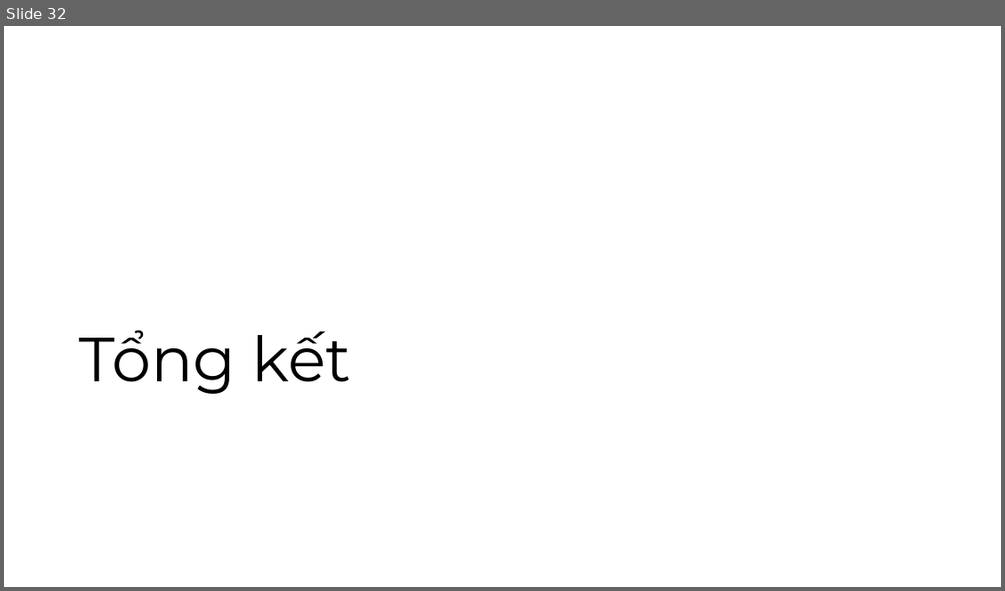
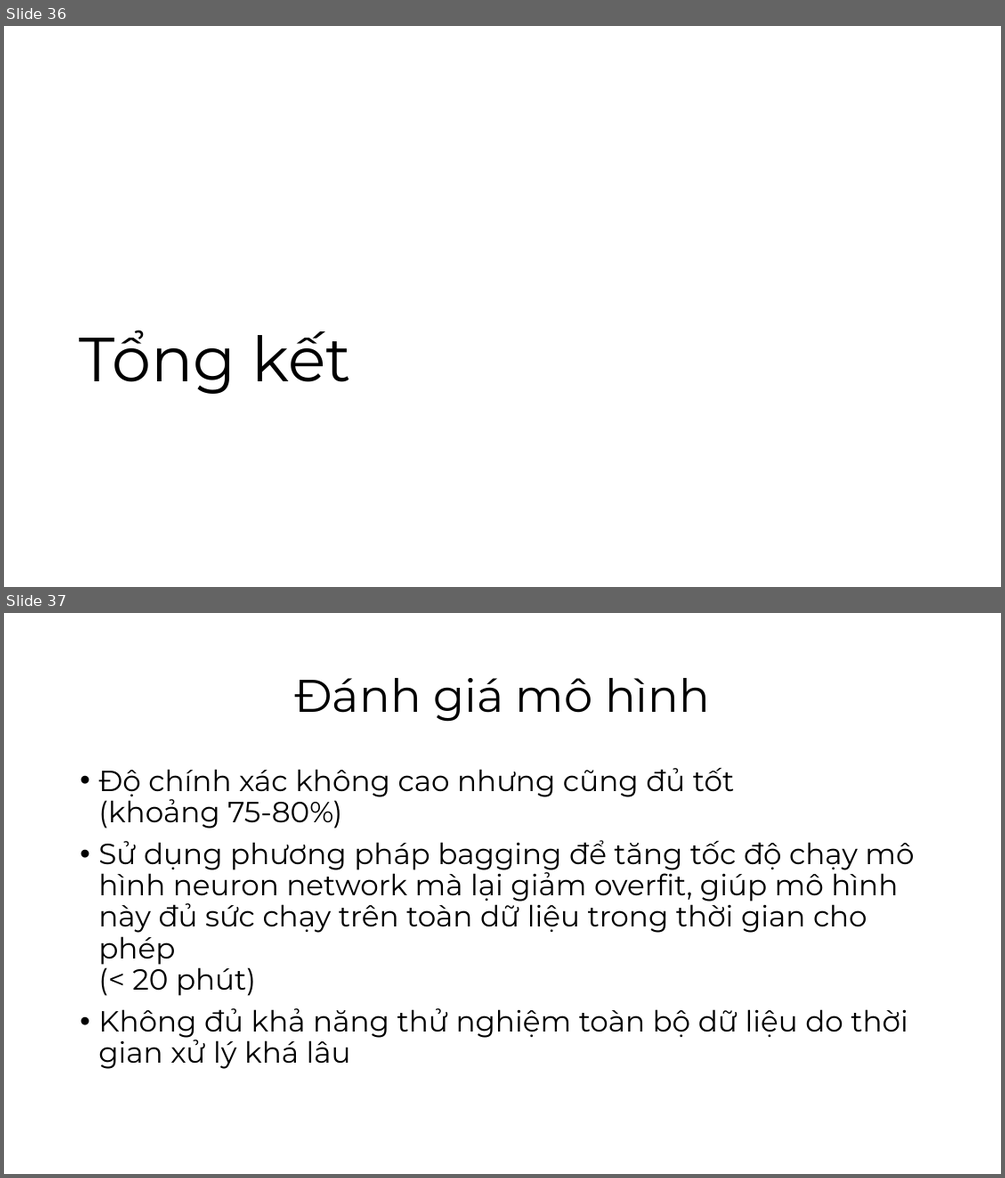
Before and after one commit to vlozg/DoAn_CuoiKy_DataScience, a slide deck: Slide.pptx. Shown one above the other, each under a label of ours: slide 32 before the commit, slides 36 and 37 after it. The pictures are 1005x591 and 1005x1178 pixels, drawn with LibreOffice and Linux fonts; fonts in the diff are those of the drawing. Boxes give left, top, right and bottom in pixels: in the first picture for what was removed or moved away, otherwise in the second. Text is boxed around its words. In the diff, an @@ line names an element or a change of style, - is before the commit and + after.

```diff
--- a/Slide.pptx
+++ b/Slide.pptx
@@ slide 37 added at [4, 613, 1001, 1174], background #FFFFFF @@
@@ title added at [294, 678, 710, 722], 44 pt, text #000000 @@
+Đánh giá mô hình
@@ text added at [98, 768, 914, 1069], 28 pt, text #000000 @@
+• Độ chính xác không cao nhưng cũng đủ tốt
+  (khoảng 75-80%)
+• Sử dụng phương pháp bagging để tăng tốc độ chạy mô hình neuron network mà lại giảm overfit, giúp mô hình này đủ sức chạy trên toàn dữ liệu trong thời gian cho phép
+  (< 20 phút)
+• Không đủ khả năng thử nghiệm toàn bộ dữ liệu do thời gian xử lý khá lâu
@@ what was slide 32 is now slide 36 @@
```
Also in this commit, not shown: 6 slides changed, 7 other slides added, 2 slides removed, 1 other file.
